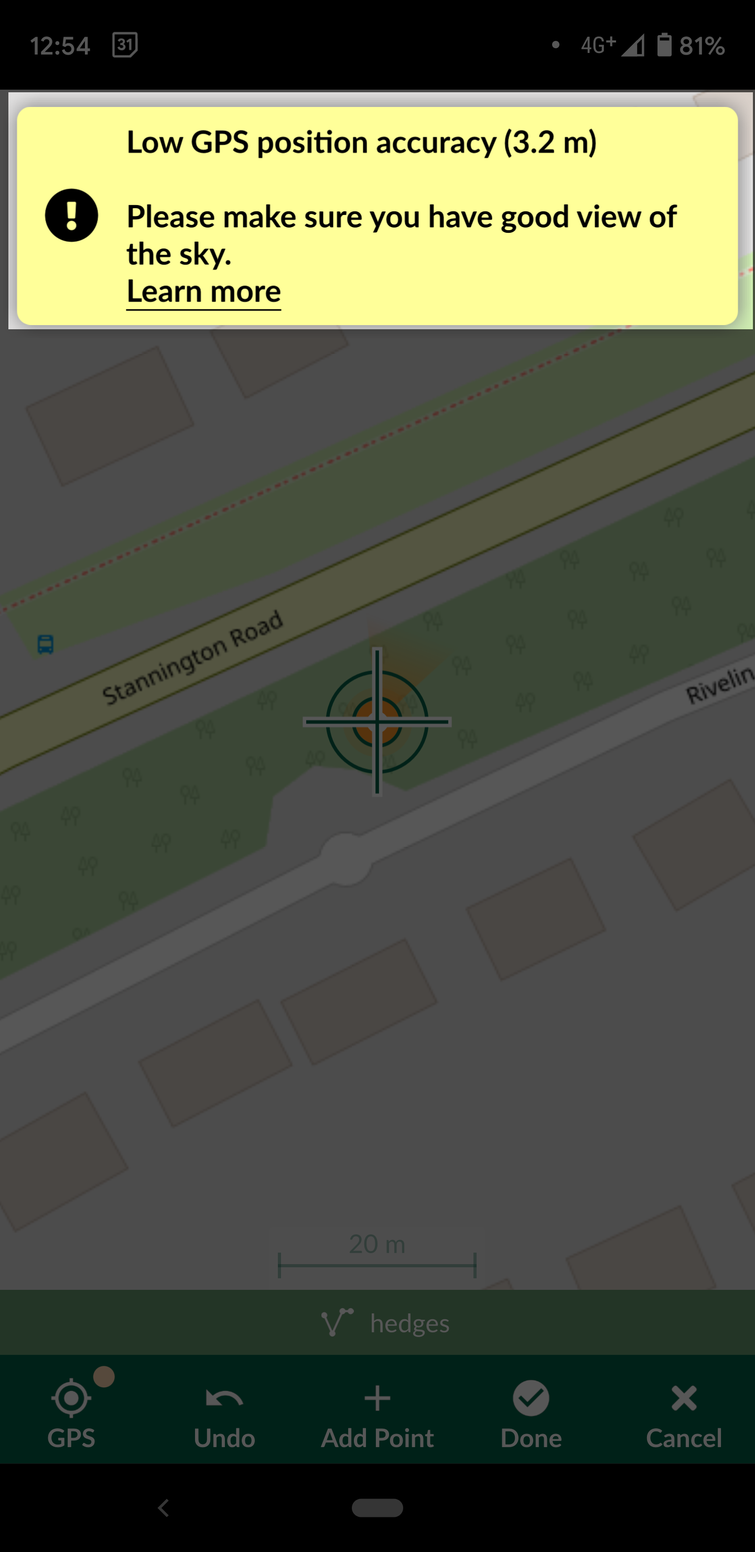
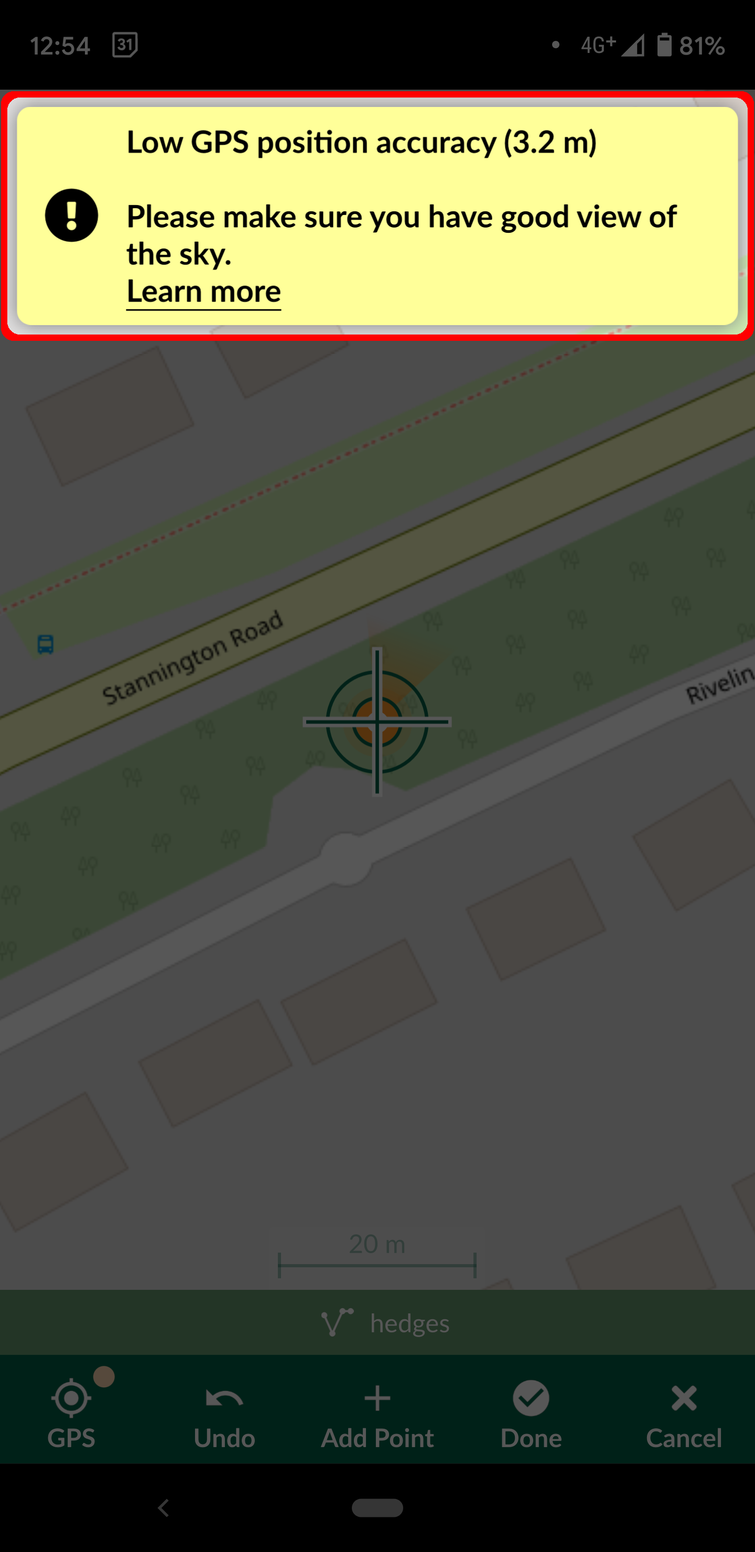
Two versions of the same layered image (755x1552). Layer-by-layer changes:
added layer "Red" above "Black" over <box>1,91,755,341</box>
painted on "Black" over <box>4,92,754,338</box>
